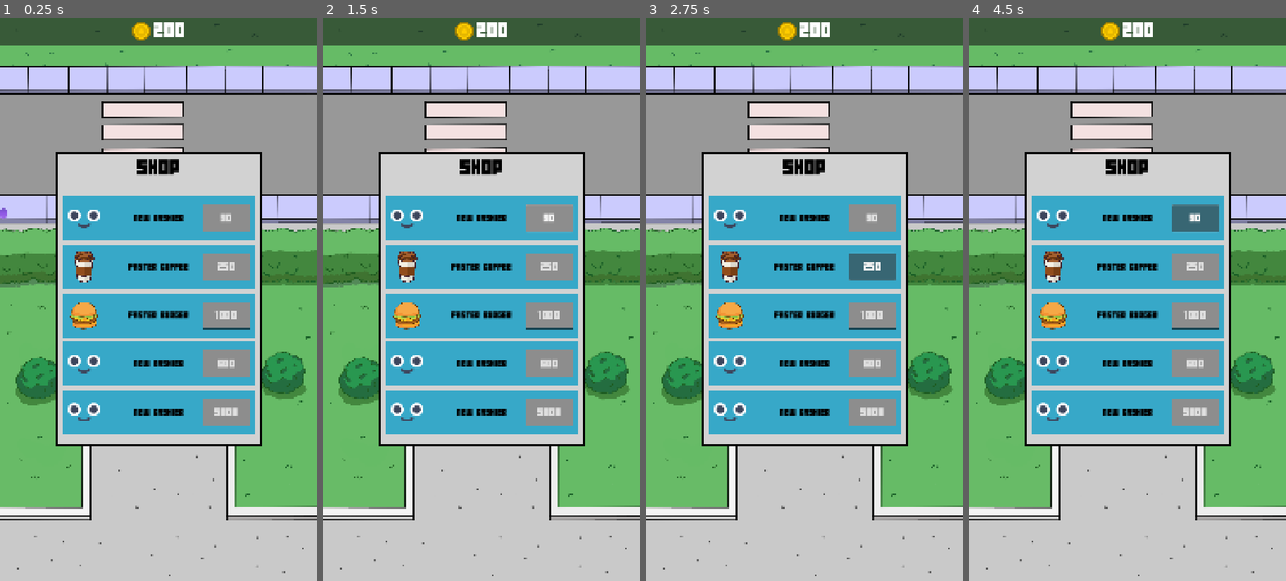
Above: before the commit, frames 1-4 (left to right).
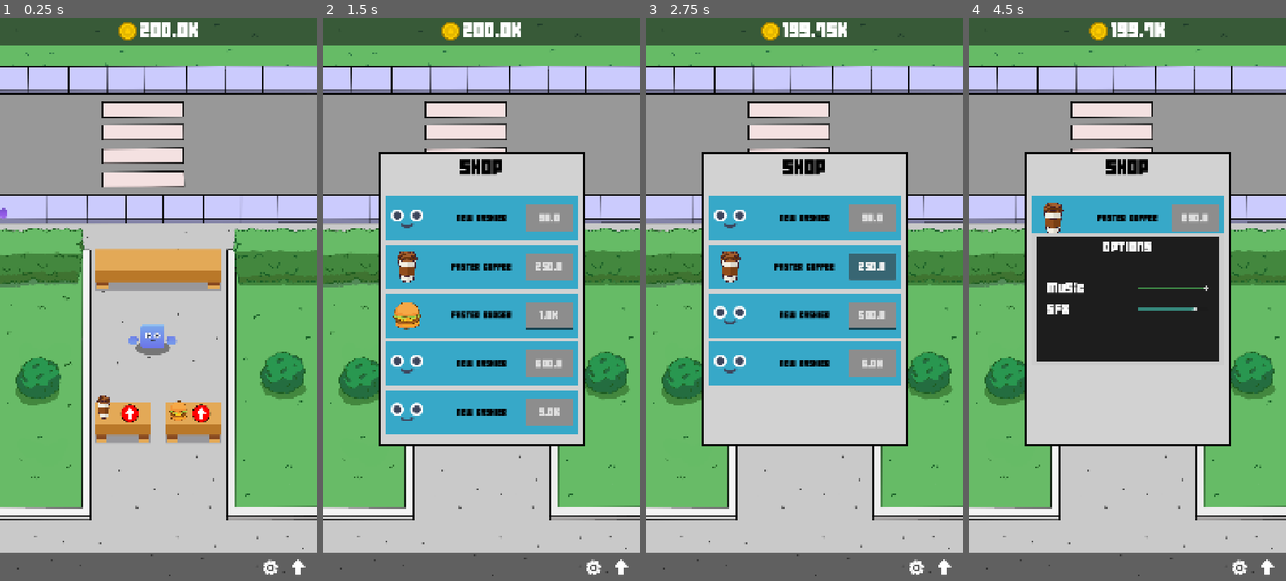
Above: after the commit, the same moments.

Repository: guinala/Godot_Games
Game: Godot game, scene res://Scenes/Game/game.tscn
The game is run twice, just before and just after one commit, with the same random seed, the same clock (stepped at 60 frames per second) and the same inputs.
Inputs (mouse positions are in pixels of both pictures, inside the frame that each line leads up to):
- Up to frame 1 (0.25 s): no input
- Up to frame 2 (1.5 s): click (548, 220) at 0.5 s, where only the run before the commit has a clickable "50"; click (620, 564) at 1.27 s
- Up to frame 3 (2.75 s): click "250" (after the commit: "250.0") at 2 s
- Up to frame 4 (4.5 s): click (1238, 564) at 2.77 s; click (1194, 316) at 3.5 s, where only the run before the commit has a clickable "1000"; click "50" (after the commit: "50.0") at 4.25 s

The runs differ from the first frame. In frame 1, 38% of the frame differs, in the area x 0-100%, y 0-100%; in frame 2, 5.9%; in frame 3, 11%; in frame 4, 28%.

Commit message:
tycoon terminado
Signed-off-by: guinala <150429603+guinala@users.noreply.github.com>

Diff:
--- a/idletycoon/Managers/cashier_manager.gd
+++ b/idletycoon/Managers/cashier_manager.gd
@@ -9,6 +9,7 @@
 
 func _ready() -> void:
 	GameManager.on_customer_request.connect(_on_customer_request)
+	GameManager.on_new_cashier.connect(add_cashier)
 	add_cashier()
 
 func add_cashier() -> void:
@@ -22,7 +23,7 @@
 	var free_customer : Customer = counter_manager.get_first_available_customer()
 	if free_customer:
 		cashier.set_customer(free_customer)
-		cashier.taker_order()
+		cashier.take_order()
 
 func _on_customer_request(customer:Customer) -> void:
 	var free_cashiers : Array = cashier_list.filter(func(x:Cashier): return x.current_customer == null)
--- a/idletycoon/Scenes/Game/game.tscn
+++ b/idletycoon/Scenes/Game/game.tscn
@@ -21,7 +21,9 @@
 [ext_resource type="Texture2D" uid="uid://cr1kgqyannl2a" path="res://Idle+Tycoon+Assets/Idle Assets/Sprites/UI/Arrow.png" id="19_lemb1"]
 [ext_resource type="Texture2D" uid="uid://dk27akamgg26o" path="res://Idle+Tycoon+Assets/Idle Assets/Sprites/UI/coin_gold.png" id="20_nxex1"]
 [ext_resource type="FontFile" uid="uid://due6jbyye53ld" path="res://Idle+Tycoon+Assets/Idle Assets/Fonts/font_score.ttf" id="21_pa3qg"]
+[ext_resource type="Texture2D" uid="uid://d1b50b5xsltvf" path="res://Idle+Tycoon+Assets/Idle Assets/Sprites/UI/arrowUp.png" id="22_2lc0x"]
 [ext_resource type="Texture2D" uid="uid://jf60677t635w" path="res://Idle+Tycoon+Assets/Idle Assets/Sprites/Characters/face_a.png" id="22_pa3qg"]
+[ext_resource type="Texture2D" uid="uid://dkwe21plt3h27" path="res://Idle+Tycoon+Assets/Idle Assets/Sprites/UI/gear.png" id="23_4ti5a"]
 
 [sub_resource type="LabelSettings" id="LabelSettings_2lc0x"]
 font = ExtResource("21_pa3qg")
@@ -53,6 +55,27 @@
 shadow_size = 1
 shadow_offset = Vector2(1, 1)
 
+[sub_resource type="StyleBoxFlat" id="StyleBoxFlat_4ti5a"]
+bg_color = Color(0.114897, 0.114897, 0.114897, 1)
+border_width_left = 12
+border_width_top = 12
+border_width_right = 12
+border_width_bottom = 12
+
+[sub_resource type="LabelSettings" id="LabelSettings_7pdpw"]
+font = ExtResource("21_pa3qg")
+font_size = 45
+
+[sub_resource type="LabelSettings" id="LabelSettings_pmm7v"]
+font = ExtResource("21_pa3qg")
+font_size = 45
+
+[sub_resource type="StyleBoxFlat" id="StyleBoxFlat_3gqeb"]
+bg_color = Color(0.251807, 0.545322, 0.281522, 1)
+
+[sub_resource type="StyleBoxFlat" id="StyleBoxFlat_7pdpw"]
+bg_color = Color(0.21116, 0.532011, 0.486786, 1)
+
 [node name="Game" type="Node2D"]
 
 [node name="Background" type="Sprite2D" parent="."]
@@ -204,7 +227,53 @@
 text = "0"
 label_settings = SubResource("LabelSettings_2lc0x")
 
+[node name="BottomBar" type="Panel" parent="UI"]
+custom_minimum_size = Vector2(0, 96)
+anchors_preset = 12
+anchor_top = 1.0
+anchor_right = 1.0
+anchor_bottom = 1.0
+grow_horizontal = 2
+grow_vertical = 0
+
+[node name="TextureButton" type="TextureButton" parent="UI/BottomBar"]
+custom_minimum_size = Vector2(80, 80)
+layout_mode = 1
+anchors_preset = 6
+anchor_left = 1.0
+anchor_top = 0.5
+anchor_right = 1.0
+anchor_bottom = 0.5
+offset_left = -105.0
+offset_top = -40.0
+offset_right = -25.0
+offset_bottom = 40.0
+grow_horizontal = 0
+grow_vertical = 2
+texture_normal = ExtResource("22_2lc0x")
+ignore_texture_size = true
+stretch_mode = 5
+
+[node name="TextureButton2" type="TextureButton" parent="UI/BottomBar"]
+custom_minimum_size = Vector2(80, 80)
+layout_mode = 1
+anchors_preset = 6
+anchor_left = 1.0
+anchor_top = 0.5
+anchor_right = 1.0
+anchor_bottom = 0.5
+offset_left = -201.0
+offset_top = -40.0
+offset_right = -121.0
+offset_bottom = 40.0
+grow_horizontal = 0
+grow_vertical = 2
+texture_normal = ExtResource("23_4ti5a")
+ignore_texture_size = true
+stretch_mode = 5
+
 [node name="Shop" type="Panel" parent="UI"]
+visible = false
 custom_minimum_size = Vector2(700, 1000)
 anchors_preset = 8
 anchor_left = 0.5
@@ -532,11 +601,97 @@
 theme_override_styles/normal = SubResource("StyleBoxFlat_pa3qg")
 text = "50"
 
+[node name="Options" type="Panel" parent="UI"]
+visible = false
+custom_minimum_size = Vector2(650, 450)
+anchors_preset = 8
+anchor_left = 0.5
+anchor_top = 0.5
+anchor_right = 0.5
+anchor_bottom = 0.5
+offset_left = -325.0
+offset_top = -225.0
+offset_right = 325.0
+offset_bottom = 225.0
+grow_horizontal = 2
+grow_vertical = 2
+theme_override_styles/panel = SubResource("StyleBoxFlat_4ti5a")
+
+[node name="Title" type="Label" parent="UI/Options"]
+layout_mode = 1
+anchors_preset = 5
+anchor_left = 0.5
+anchor_right = 0.5
+offset_left = -83.5
+offset_top = 25.0
+offset_right = 83.5
+offset_bottom = 71.0
+grow_horizontal = 2
+text = "OPTIONS"
+label_settings = SubResource("LabelSettings_7pdpw")
+
+[node name="VBoxContainer" type="VBoxContainer" parent="UI/Options"]
+custom_minimum_size = Vector2(550, 180)
+layout_mode = 1
+anchors_preset = 8
+anchor_left = 0.5
+anchor_top = 0.5
+anchor_right = 0.5
+anchor_bottom = 0.5
+offset_left = -275.0
+offset_top = -90.0
+offset_right = 275.0
+offset_bottom = 90.0
+grow_horizontal = 2
+grow_vertical = 2
+theme_override_constants/separation = 25
+alignment = 1
+
+[node name="Music" type="HBoxContainer" parent="UI/Options/VBoxContainer"]
+layout_mode = 2
+
+[node name="Label" type="Label" parent="UI/Options/VBoxContainer/Music"]
+layout_mode = 2
+text = "Music"
+label_settings = SubResource("LabelSettings_pmm7v")
+
+[node name="MusicHSlider" type="HSlider" parent="UI/Options/VBoxContainer/Music"]
+custom_minimum_size = Vector2(240, 0)
+layout_mode = 2
+size_flags_horizontal = 10
+size_flags_vertical = 1
+theme_override_styles/grabber_area = SubResource("StyleBoxFlat_3gqeb")
+max_value = 1.0
+step = 0.01
+value = 1.0
+
+[node name="SFX" type="HBoxContainer" parent="UI/Options/VBoxContainer"]
+layout_mode = 2
+
+[node name="Label" type="Label" parent="UI/Options/VBoxContainer/SFX"]
+layout_mode = 2
+text = "SFX"
+label_settings = SubResource("LabelSettings_pmm7v")
+
+[node name="SFXHSlider" type="HSlider" parent="UI/Options/VBoxContainer/SFX"]
+custom_minimum_size = Vector2(240, 0)
+layout_mode = 2
+size_flags_horizontal = 10
+size_flags_vertical = 1
+theme_override_styles/grabber_area = SubResource("StyleBoxFlat_7pdpw")
+max_value = 1.0
+step = 0.01
+value = 0.5
+
 [connection signal="timeout" from="CustomerManager/Timer" to="CustomerManager" method="_on_timer_timeout"]
 [connection signal="pressed" from="UI/CoffeeButton" to="UI" method="_on_coffee_button_pressed"]
 [connection signal="pressed" from="UI/BurgerButton" to="UI" method="_on_burger_button_pressed"]
+[connection signal="pressed" from="UI/BottomBar/TextureButton" to="UI" method="_on_texture_button_pressed"]
+[connection signal="pressed" from="UI/BottomBar/TextureButton2" to="UI" method="_on_texture_button_2_pressed"]
 [connection signal="pressed" from="UI/Shop/VBoxContainer/NewCashier/NewCashierButton" to="UI" method="_on_new_cashier_button_pressed"]
 [connection signal="pressed" from="UI/Shop/VBoxContainer/FasterCoffee/FasterCoffeeButton" to="UI" method="_on_faster_coffee_button_pressed"]
 [connection signal="pressed" from="UI/Shop/VBoxContainer/FasterBurger/FasterBurgerButton" to="UI" method="_on_faster_burger_button_pressed"]
 [connection signal="pressed" from="UI/Shop/VBoxContainer/NewCashier2/NewCashierButton2" to="UI" method="_on_new_cashier_button_2_pressed"]
 [connection signal="pressed" from="UI/Shop/VBoxContainer/NewCashier3/NewCashierButto3" to="UI" method="_on_new_cashier_butto_3_pressed"]
+[connection signal="value_changed" from="UI/Options/VBoxContainer/Music/MusicHSlider" to="UI" method="_on_music_h_slider_value_changed"]
+[connection signal="value_changed" from="UI/Options/VBoxContainer/SFX/SFXHSlider" to="UI" method="_on_sfxh_slider_value_changed"]
--- a/idletycoon/Scenes/Game/ui.gd
+++ b/idletycoon/Scenes/Game/ui.gd
@@ -6,6 +6,9 @@
 @export var cashier_3_cost := 5000
 @export var faster_coffee_cost := 250
 @export var faster_burger_cost := 1000
+
+@onready var shop: Panel = $Shop
+@onready var options: Panel = $Options
 
 @onready var coffee_upgrade_panel: UpgradePanel = $CoffeeUpgradePanel
 @onready var burger_upgrade_panel_2: UpgradePanel = $BurgerUpgradePanel2
@@ -26,14 +29,17 @@
 	coffee_upgrade_panel.init_upgrade_panel(GameManager.coffee)
 	burger_upgrade_panel_2.init_upgrade_panel(GameManager.burger)
 
-	new_cashier_button.text = str(cashier_1_cost)
-	new_cashier_button_2.text = str(cashier_2_cost)
-	new_cashier_butto_3.text = str(cashier_3_cost)
-	faster_burger_button.text = str(faster_burger_cost)
-	faster_coffee_button.text = str(faster_coffee_cost)
+	new_cashier_button.text = GameManager.format_coins(cashier_1_cost)
+	new_cashier_button_2.text = GameManager.format_coins(cashier_2_cost)
+	new_cashier_butto_3.text = GameManager.format_coins(cashier_3_cost)
+	faster_burger_button.text = GameManager.format_coins(faster_burger_cost)
+	faster_coffee_button.text = GameManager.format_coins(faster_coffee_cost)
 
 func _process(delta: float) -> void:
-	current_coins.text = str(GameManager.current_coins)
+	current_coins.text = GameManager.format_coins(GameManager.current_coins)
+
+func open_close_shop() -> void:
+	shop.visible = true if not shop.visible else false
 
 func _on_coffee_button_pressed() -> void:
 	SoundManager.play_ui()
@@ -48,20 +54,58 @@
 
 
 func _on_new_cashier_butto_3_pressed() -> void:
-	pass # Replace with function body.
+	SoundManager.play_ui()
+	if GameManager.current_coins >= cashier_3_cost:
+		GameManager.current_coins -= cashier_3_cost
+		GameManager.on_new_cashier.emit()
+		new_cashier_3.hide()
 
 
 func _on_new_cashier_button_2_pressed() -> void:
-	pass # Replace with function body.
+	SoundManager.play_ui()
+	if GameManager.current_coins >= cashier_2_cost:
+		GameManager.current_coins -= cashier_2_cost
+		GameManager.on_new_cashier.emit()
+		new_cashier_2.hide()
 
 
 func _on_faster_burger_button_pressed() -> void:
-	pass # Replace with function body.
+	SoundManager.play_ui()
+	if GameManager.current_coins >= faster_burger_cost:
+		GameManager.current_coins -= faster_burger_cost
+		GameManager.burger.cook_time = 1
+		faster_burger.hide()
 
 
 func _on_faster_coffee_button_pressed() -> void:
-	pass # Replace with function body.
+	SoundManager.play_ui()
+	if GameManager.current_coins >= faster_coffee_cost:
+		GameManager.current_coins -= faster_coffee_cost
+		GameManager.coffee.cook_time = 2
+		faster_burger.hide()
 
 
 func _on_new_cashier_button_pressed() -> void:
-	pass # Replace with function body.
+	SoundManager.play_ui()
+	if GameManager.current_coins >= cashier_1_cost:
+		GameManager.current_coins -= cashier_1_cost
+		GameManager.on_new_cashier.emit()
+		new_cashier.hide()
+
+
+func _on_texture_button_pressed() -> void:
+	open_close_shop()
+
+
+func _on_music_h_slider_value_changed(value: float) -> void:
+	print("Cogiendo")
+	var music_index = AudioServer.get_bus_index("Music")
+	AudioServer.set_bus_volume_db(music_index, linear_to_db(value))
+
+func _on_sfxh_slider_value_changed(value: float) -> void:
+	var sfx_index = AudioServer.get_bus_index("SFX")
+	AudioServer.set_bus_volume_db(sfx_index, linear_to_db(value))
+
+
+func _on_texture_button_2_pressed() -> void:
+	options.visible = true if not options.visible else false
--- a/idletycoon/Scenes/upgrade_panel.gd
+++ b/idletycoon/Scenes/upgrade_panel.gd
@@ -29,9 +29,9 @@
 func update_stats() -> void:
 	label_2.text = item_ref.id
 	label.text = "Lv. %s" % str(item_ref.current_level)
-	profit_text.text = str(item_ref.profit)
+	profit_text.text = GameManager.format_coins(item_ref.profit)
 	preparacion_text.text = str(item_ref.cook_time)
-	button.text = str(item_ref.upgrade_cost)
+	button.text = GameManager.format_coins(item_ref.upgrade_cost)
 
 func _on_star_reached() -> void:
 	current_value = 0
--- a/idletycoon/autoloads/game_manager.gd
+++ b/idletycoon/autoloads/game_manager.gd
@@ -2,6 +2,7 @@
 
 signal on_customer_request(customer: Customer)
 signal on_customer_order_completed(customer:Customer)
+signal on_new_cashier
 const COIN_VFX = preload("res://Scenes/CoinVFX.tscn")
 
 @export var coffee : Item
@@ -9,7 +10,7 @@
 
 var coffee_counter_pos := Vector2(425,1250)
 var burger_counter_pos := Vector2(680,1250)
-var current_coins : int = 200
+var current_coins : int = 200000
 
 func get_random_item() -> Item:
 	var items: Array = [coffee,burger]
@@ -31,3 +32,17 @@
 	coin_instance.global_position = new_pos
 	coin_instance.emitting = true
 	coin_instance.finished.connect(func(): coin_instance.queue_free())
+
+func format_coins(amount : int) -> String:
+	var sufixes : Array = ["", "K", "M", "B", "T", "Q"]
+	var index := 0
+	var display_amount := float(amount)
+
+	while display_amount >= 1000 and index < sufixes.size() - 1:
+		display_amount /= 1000
+		index += 1
+
+	return str(round_to_one_decimal(display_amount)) + sufixes[index]
+
+func round_to_one_decimal(amount : float) -> float:
+	return floor(amount * 100) / 100.0
--- a/idletycoon/autoloads/sound_manager.tscn
+++ b/idletycoon/autoloads/sound_manager.tscn
@@ -11,6 +11,7 @@
 stream = ExtResource("2_8ikdl")
 volume_db = -15.0
 autoplay = true
+bus = &"Music"
 
 [node name="AudioStreamPlayer" type="AudioStreamPlayer" parent="."]
 bus = &"SFX"
Not shown: 1 places in idletycoon/Scenes/Game/game.tscn that only renumber resources
